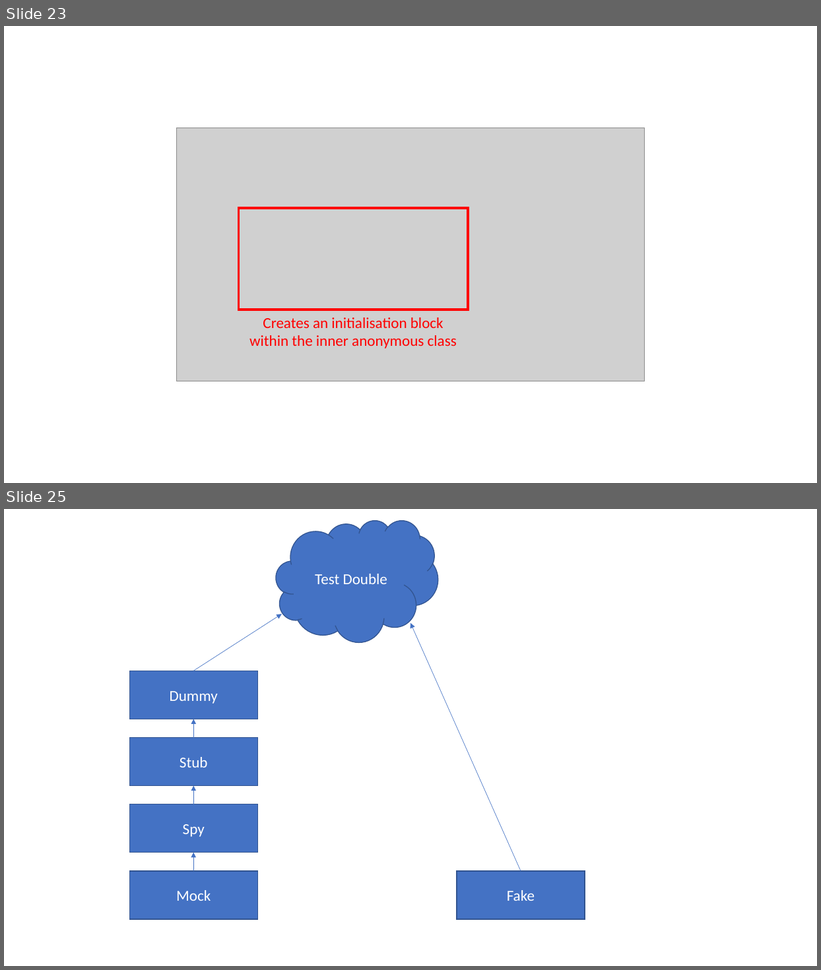
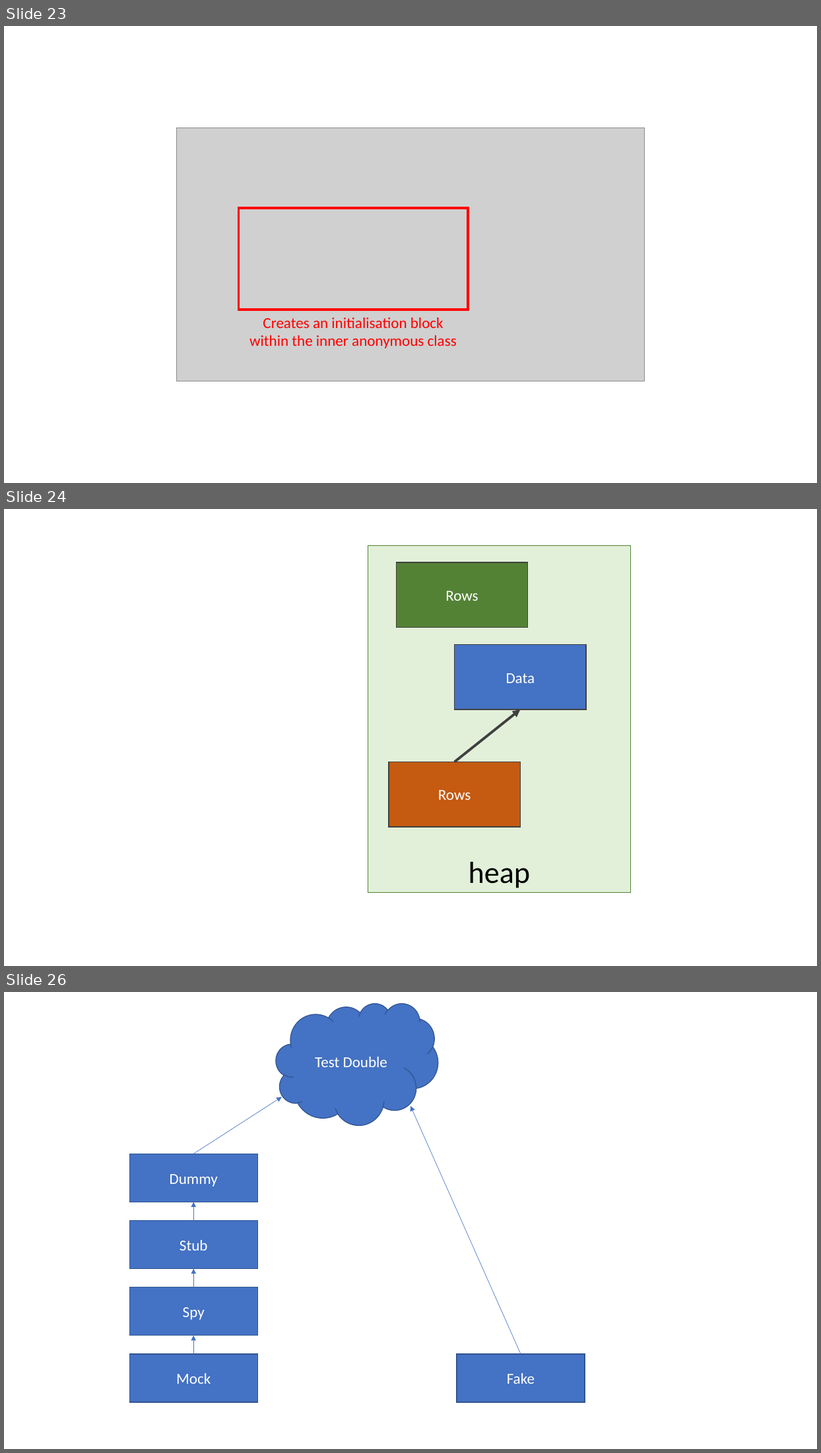
Before and after one commit to albertattard/java-boot-camp, a slide deck: assets/images/Images.pptx. Shown one above the other, each under a label of ours: slides 23 and 25 before the commit, slides 23, 24 and 26 after it; the slides between them are not shown. The pictures are 821x970 and 821x1453 pixels, drawn with LibreOffice and Linux fonts; fonts in the diff are those of the drawing; grey boxes stand for pictures. Boxes give left, top, right and bottom in pixels: in the first picture for what was removed or moved away, otherwise in the second. Text is boxed around its words. In the diff, an @@ line names an element or a change of style, - is before the commit and + after.

```diff
--- a/assets/images/Images.pptx
+++ b/assets/images/Images.pptx
@@ slide 24 added at (4, 509, 817, 966), background #FFFFFF @@
@@ rectangle added at (368, 545, 630, 893), fill #E2F0D9, outline #548235 1 pt, 36 pt, text #000000 @@
+heap
@@ rectangle added at (396, 562, 528, 628), fill #548235, outline #404040 1 pt, 18 pt, text #FFFFFF @@
+Rows
@@ rectangle added at (455, 644, 587, 710), fill #4472C4, outline #404040 1 pt, 18 pt, text #FFFFFF @@
+Data
@@ arrow added from (455, 762) to (521, 710), #404040 3 pt @@
@@ rectangle added at (389, 762, 521, 827), fill #C55A11, outline #404040 1 pt, 18 pt, text #FFFFFF @@
+Rows
@@ what was slide 25 is now slide 26 @@
```
Also in this commit, not shown: 2 other files.
